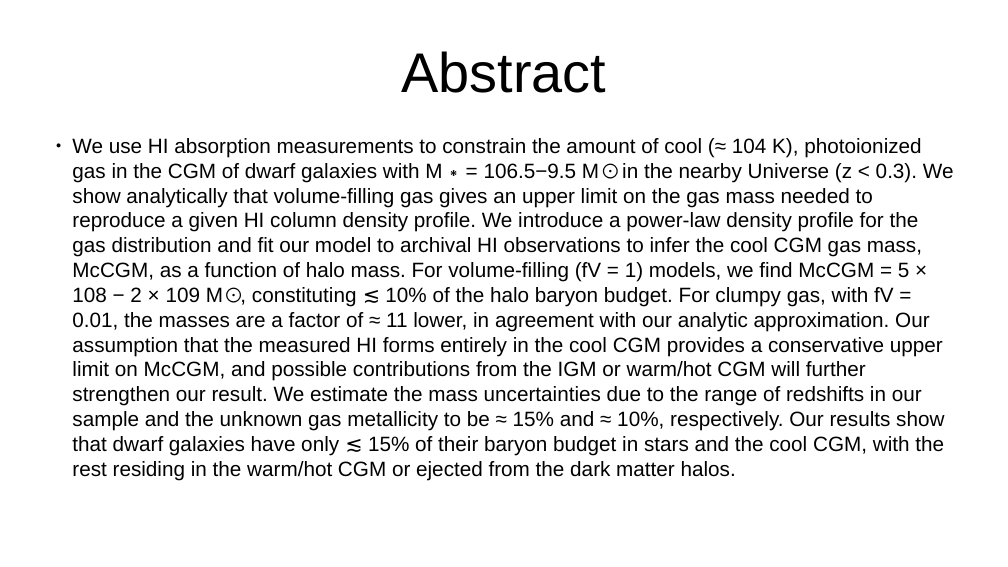
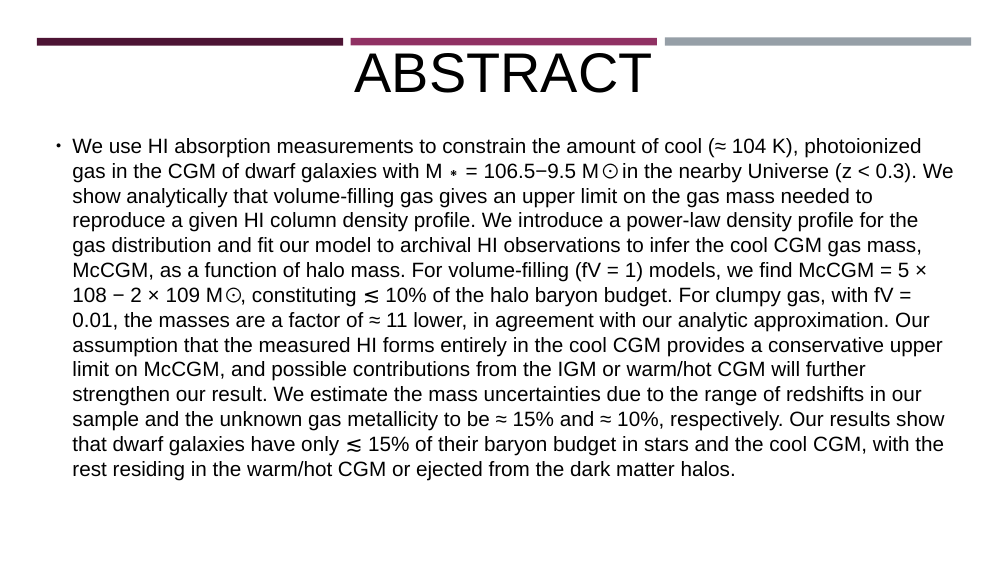
Before and after one commit to brockparker/Research, a slide deck: slide 4 of CGM/CGM_Group_20250204.pptx (slide 2 before the commit). Drawn at 1008x567 pixels with LibreOffice and Linux fonts; fonts in the diff are those of the drawing. Boxes give left, top, right and bottom in pixels: in the first picture for what was removed or moved away, otherwise in the second. Text is boxed around its words. In the diff, an @@ line names an element or a change of style, - is before the commit and + after.

```diff
--- a/CGM/CGM_Group_20250204.pptx
+++ b/CGM/CGM_Group_20250204.pptx
@@ rectangle added at box(37, 38, 343, 46), fill #4D1434 @@
@@ rectangle added at box(351, 38, 658, 45), fill #903163 @@
@@ title at box(355, 53, 653, 93): text changed @@
-Abstract
+ABSTRACT
@@ rectangle added at box(665, 38, 971, 46), fill #969FA7 @@
```
Also in this commit, not shown: 7 other slides changed, 3 slides added, 1 slide removed, 1 other file.
